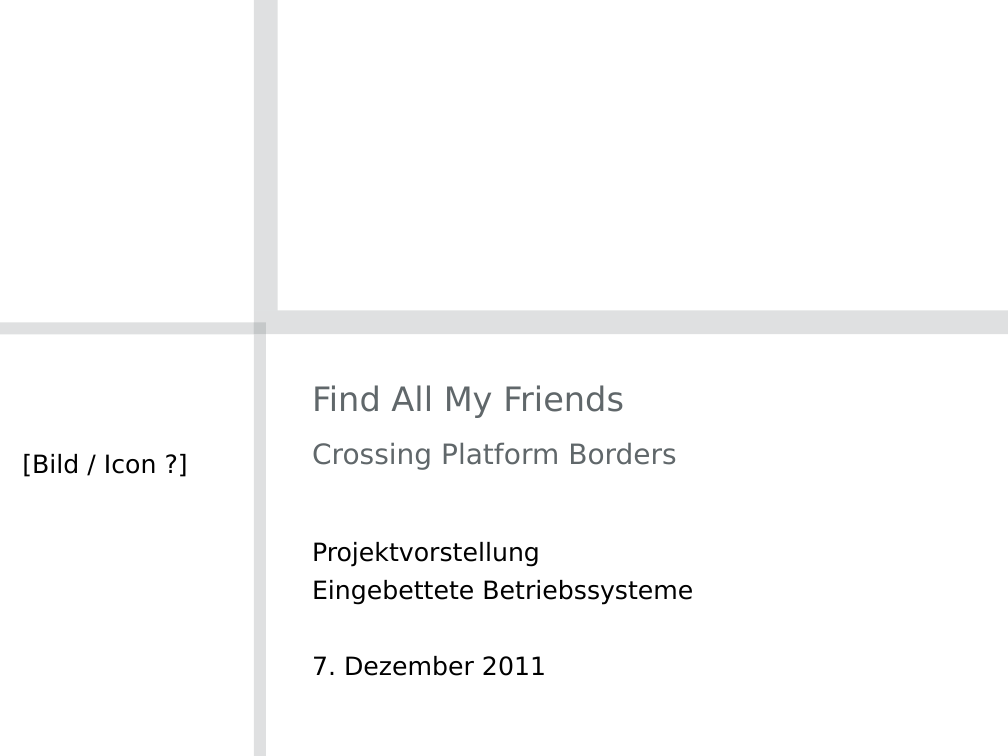
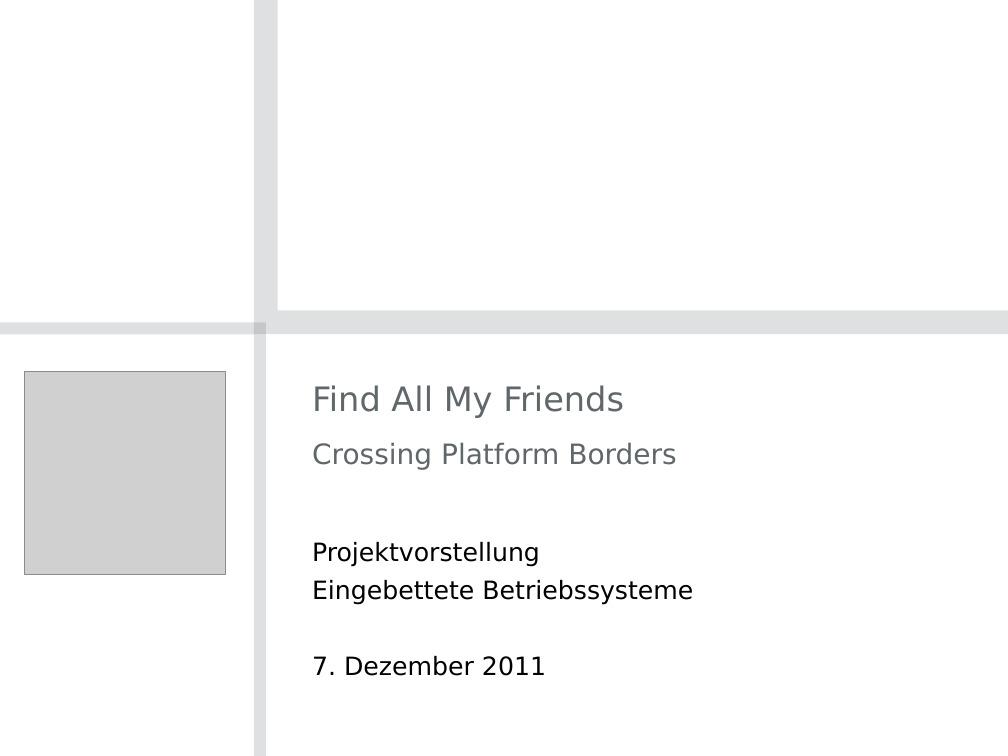
Before and after one commit to timfel/meet4xmas, a slide deck: slide 1 of presentations/2011-12-07_Projektvorstellung.pptx. Drawn at 1008x756 pixels with LibreOffice and Linux fonts; fonts in the diff are those of the drawing; grey boxes stand for pictures; background and template pictures are left out. Boxes give left, top, right and bottom in pixels: in the first picture for what was removed or moved away, otherwise in the second. Text is boxed around its words. In the diff, an @@ line names an element or a change of style, - is before the commit and + after.

Commit message:
add icon to repository and presentation

```diff
--- a/presentations/2011-12-07_Projektvorstellung.pptx
+++ b/presentations/2011-12-07_Projektvorstellung.pptx
@@ picture added at [24,372,226,575] @@
@@ text removed at [22,454,157,477] @@
-[Bild / Icon ?]
```
Also in this commit, not shown: 2 other files.
